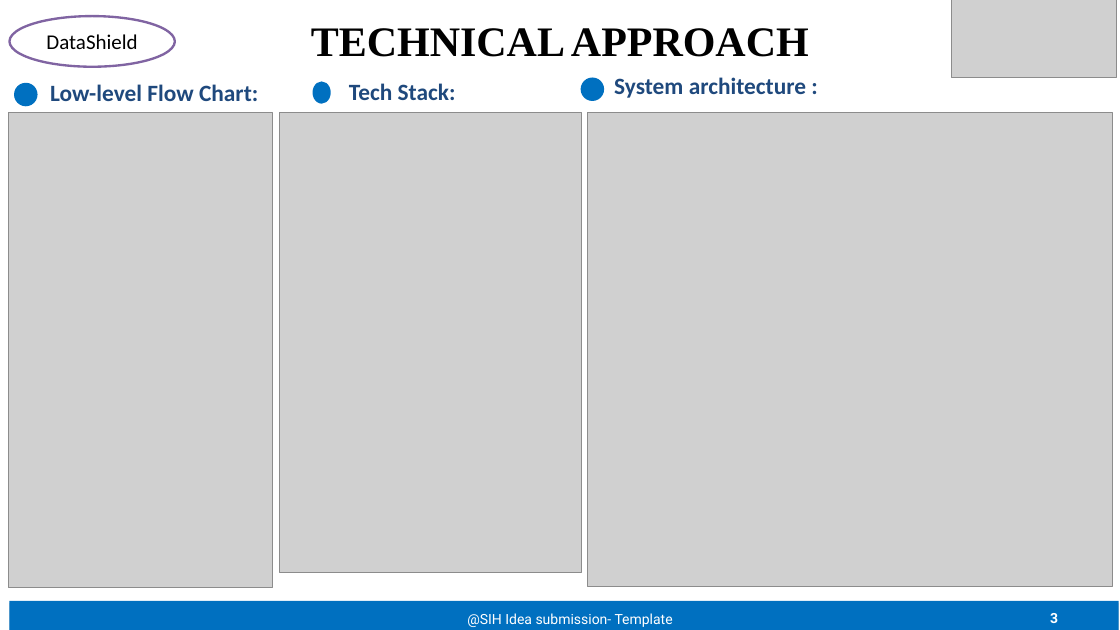
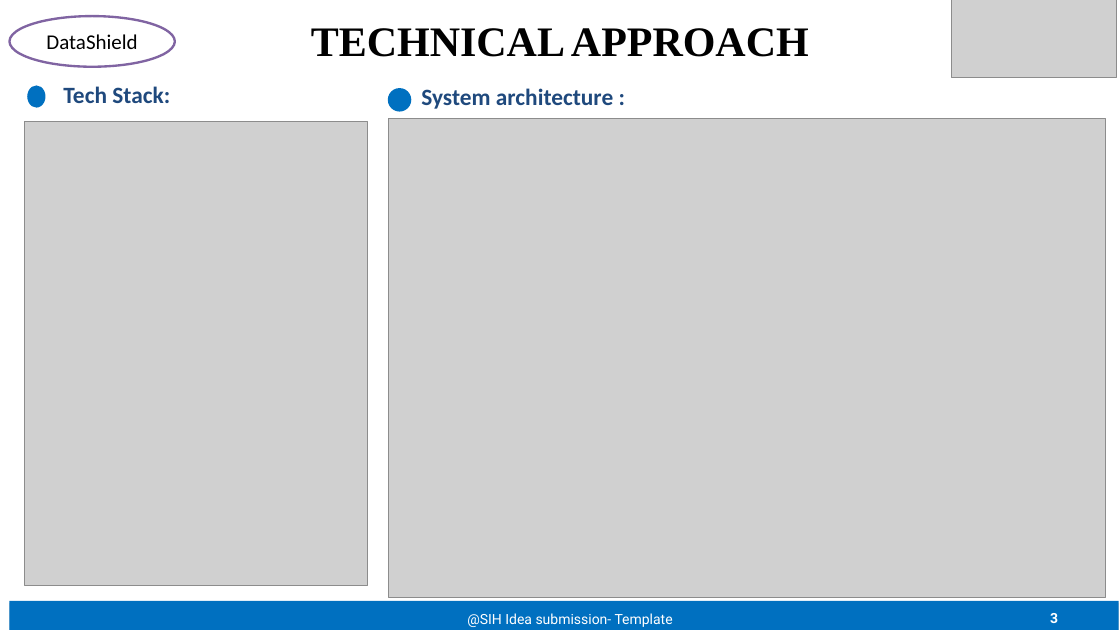
Before and after one commit to shivamsharma-builds/DataShield-SIH-2026, a slide deck: slide 3 of SIH2026_26083_161620.pptx. Drawn at 1120x630 pixels with LibreOffice and Linux fonts; fonts in the diff are those of the drawing; grey boxes stand for pictures. Boxes give left, top, right and bottom in pixels: in the first picture for what was removed or moved away, otherwise in the second. Text is boxed around its words. In the diff, an @@ line names an element or a change of style, - is before the commit and + after.

Commit message:
sih ppt v2

```diff
--- a/SIH2026_26083_161620.pptx
+++ b/SIH2026_26083_161620.pptx
@@ ellipse removed at box(14, 83, 38, 107) @@
@@ ellipse: place and size @@
-ellipse at box(313, 82, 331, 103)
+ellipse at box(27, 86, 45, 108)
@@ text removed at box(50, 84, 258, 101) @@
-Low-level Flow Chart:
@@ text "Tech Stack:": place and size @@
-text "Tech Stack:" at box(349, 83, 456, 100)
+text "Tech Stack:" at box(63, 86, 170, 103)
@@ ellipse: place and size @@
-ellipse at box(581, 77, 604, 101)
+ellipse at box(388, 88, 412, 112)
@@ text "System architecture :": place and size @@
-text "System architecture :" at box(614, 77, 806, 98)
+text "System architecture :" at box(421, 88, 613, 109)
@@ picture removed at box(8, 113, 272, 587) @@
@@ picture: place and size @@
-picture at box(588, 113, 1112, 586)
+picture at box(388, 118, 1106, 597)
@@ picture: place and size @@
-picture at box(280, 113, 582, 573)
+picture at box(24, 122, 367, 586)
```
Also in this commit, not shown: 2 other slides changed, 2 other files.
